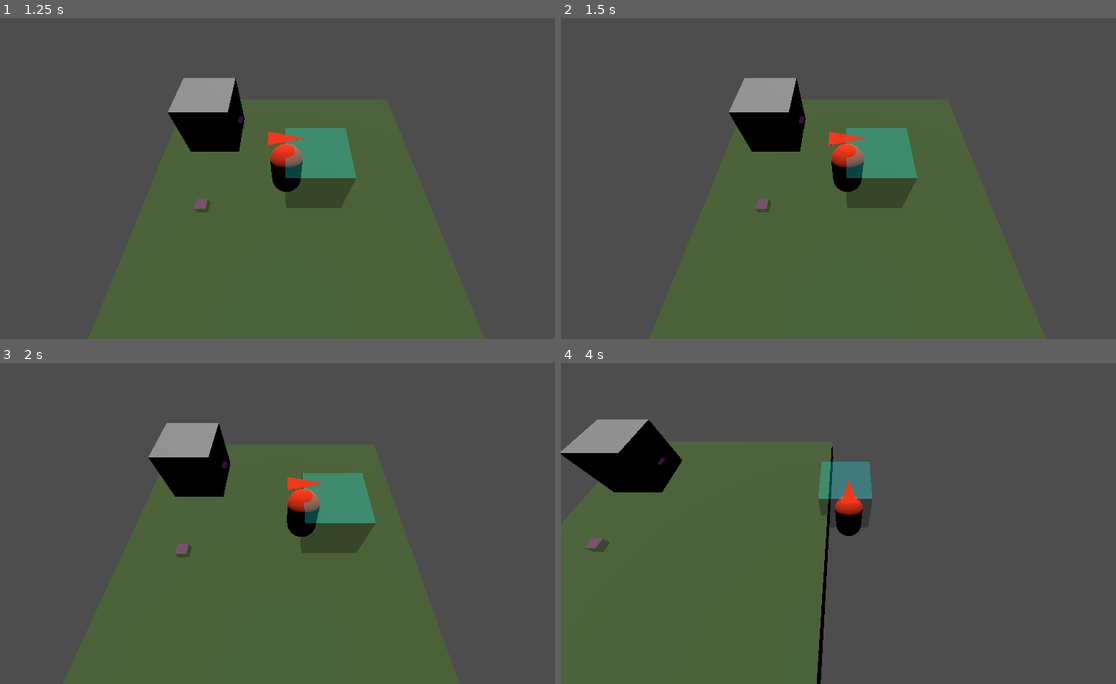
Above: before the commit, frames 1-4 (two rows, left to right).
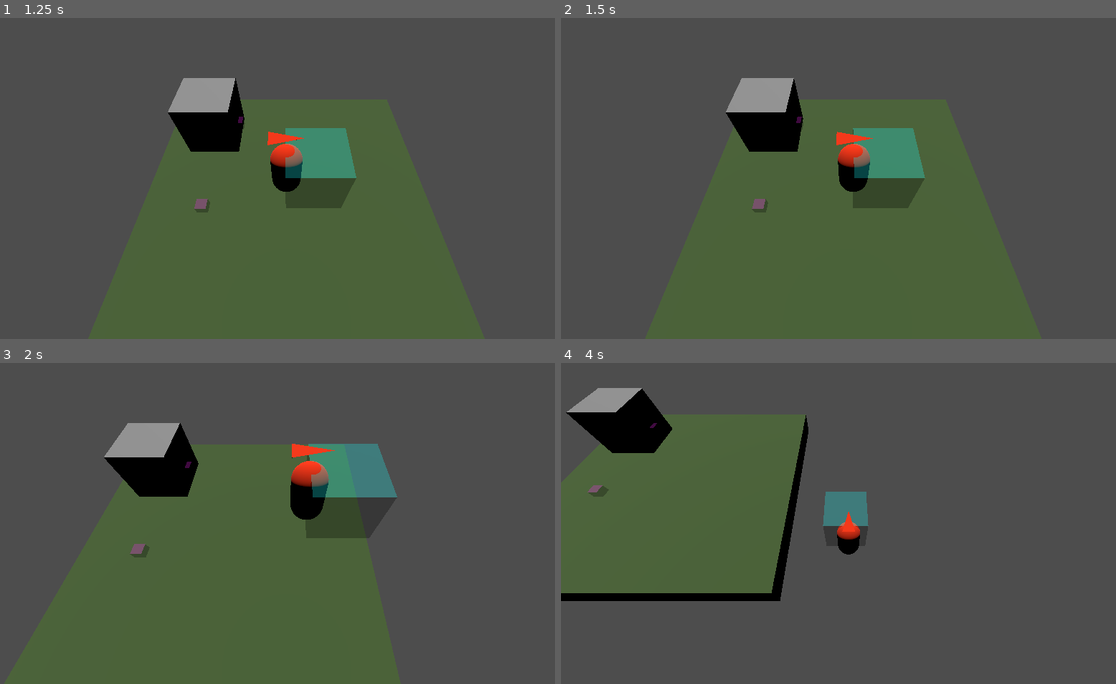
Above: after the commit, the same moments.

Repository: BreadBurn/ClickNClawGameJam
Game: Godot game, scene res://scenes/main_menu.tscn
The game is run twice, just before and just after one commit, with the same random seed, the same clock (stepped at 60 frames per second) and the same inputs.
Inputs:
- Up to frame 1 (1.25 s): click "START GAME" at 0.5 s
- Up to frame 2 (1.5 s): tap Enter (IN_INTERACT) at 1.25 s; hold D (IN_M_RIGHT) from 1.28 s (still down); hold Enter (IN_INTERACT) from 1.28 s (still down)
- Up to frame 3 (2 s): keep holding D (IN_M_RIGHT); keep holding Enter (IN_INTERACT); tap Space (IN_JUMP) at 1.52 s
- Up to frame 4 (4 s): release D (IN_M_RIGHT) at 2.03 s; release Enter (IN_INTERACT) at 2.03 s; hold S (IN_M_DOWN) 2.03-2.78 s; tap Enter (IN_INTERACT) at 2.1, 3.6 s; tap Space (IN_JUMP) at 2.27, 3.77 s; hold D (IN_M_RIGHT) 2.78-3.53 s; hold Enter (IN_INTERACT) 2.78-3.53 s; hold W (IN_M_UP) from 3.53 s (still down)

Frame 1 is identical in both runs. In frame 2, 1.4% of the frame differs, in the area x 29-66%, y 18-61%; in frame 3, 8.1%; in frame 4, 8.9%, in the area x 0-57%, y 7-100%.

Commit message:
adding changes

Diff:
--- a/gdscripts/scene_scripts/player.gd
+++ b/gdscripts/scene_scripts/player.gd
@@ -12,7 +12,7 @@
 @export var jump_velocity := 4.5
 @export var floor_snap_len := 0.3
 
-@export var interact_duration := 0.35
+@export var interact_duration := 0.00
 @export var interact_requires_ground := true
 
 var gravity_y := ProjectSettings.get_setting("physics/3d/default_gravity") as float
@@ -41,13 +41,7 @@
 	if _should_start_interact(grounded):
 		_start_interact()
 		_set_facing_if_needed(direction)
-		velocity.x = move_toward(velocity.x, 0.0, decel * delta)
-		velocity.z = move_toward(velocity.z, 0.0, decel * delta)
-		if not grounded:
-			velocity.y -= gravity_y * delta
-		move_and_slide()
-		_update_state(direction)
-		return
+
 
 	var should_jump := grounded and input.consume_jump()
 	if should_jump and state != State.PERFORMING_ACTION and state != State.INTERACT:
@@ -89,28 +83,35 @@
 	_try_interact()
 
 func _apply_horizontal(direction: Vector3, delta: float) -> void:
-	match state:
-		State.PERFORMING_ACTION, State.INTERACT:
-			velocity.x = move_toward(velocity.x, 0.0, decel * delta)
-			velocity.z = move_toward(velocity.z, 0.0, decel * delta)
-			if state == State.PERFORMING_ACTION:
-				action_timer -= delta
-				if action_timer <= 0.0:
-					state = State.IDLE
-			elif state == State.INTERACT:
-				interact_timer -= delta
-				if interact_timer <= 0.0:
-					state = State.IDLE
+	if state == State.PERFORMING_ACTION or state == State.INTERACT:
+		# Decelerate while interacting
+		velocity.x = move_toward(velocity.x, 0.0, decel * delta)
+		velocity.z = move_toward(velocity.z, 0.0, decel * delta)
+
+		if state == State.PERFORMING_ACTION:
+			action_timer -= delta
+			if action_timer <= 0.0:
+				state = State.IDLE
+		elif state == State.INTERACT:
+			interact_timer -= delta
+			if interact_timer <= 0.0:
+				state = State.IDLE
+
+		# If we are STILL locked in an action, exit here.
+		# If the timer just finished and we are IDLE, fall through to movement!
+		if state != State.IDLE:
 			return
-		_:
-			var target_vx := direction.x * speed
-			var target_vz := direction.z * speed
-			if direction != Vector3.ZERO:
-				velocity.x = move_toward(velocity.x, target_vx, accel * delta)
-				velocity.z = move_toward(velocity.z, target_vz, accel * delta)
-			else:
-				velocity.x = move_toward(velocity.x, 0.0, decel * delta)
-				velocity.z = move_toward(velocity.z, 0.0, decel * delta)
+
+	# Normal movement logic (runs if IDLE, MOVE, JUMP, FALL)
+	var target_vx := direction.x * speed
+	var target_vz := direction.z * speed
+
+	if direction != Vector3.ZERO:
+		velocity.x = move_toward(velocity.x, target_vx, accel * delta)
+		velocity.z = move_toward(velocity.z, target_vz, accel * delta)
+	else:
+		velocity.x = move_toward(velocity.x, 0.0, decel * delta)
+		velocity.z = move_toward(velocity.z, 0.0, decel * delta)
 
 func _set_facing_if_needed(direction: Vector3) -> void:
 	if state != State.PERFORMING_ACTION and direction != Vector3.ZERO:
--- a/gdscripts/scene_scripts/user_control.gd
+++ b/gdscripts/scene_scripts/user_control.gd
@@ -3,7 +3,7 @@
 
 @export var jump_buffer_time := 0.12
 @export var interact_buffer_time := 0.20    # how long we remember an interact press
-@export var interact_cooldown := 1.0        # seconds between interactions (anti-spam)
+@export var interact_cooldown := 0.1        # seconds between interactions (anti-spam)
 
 var input_vec := Vector2.ZERO
 var _jump_buffer := 0.0
